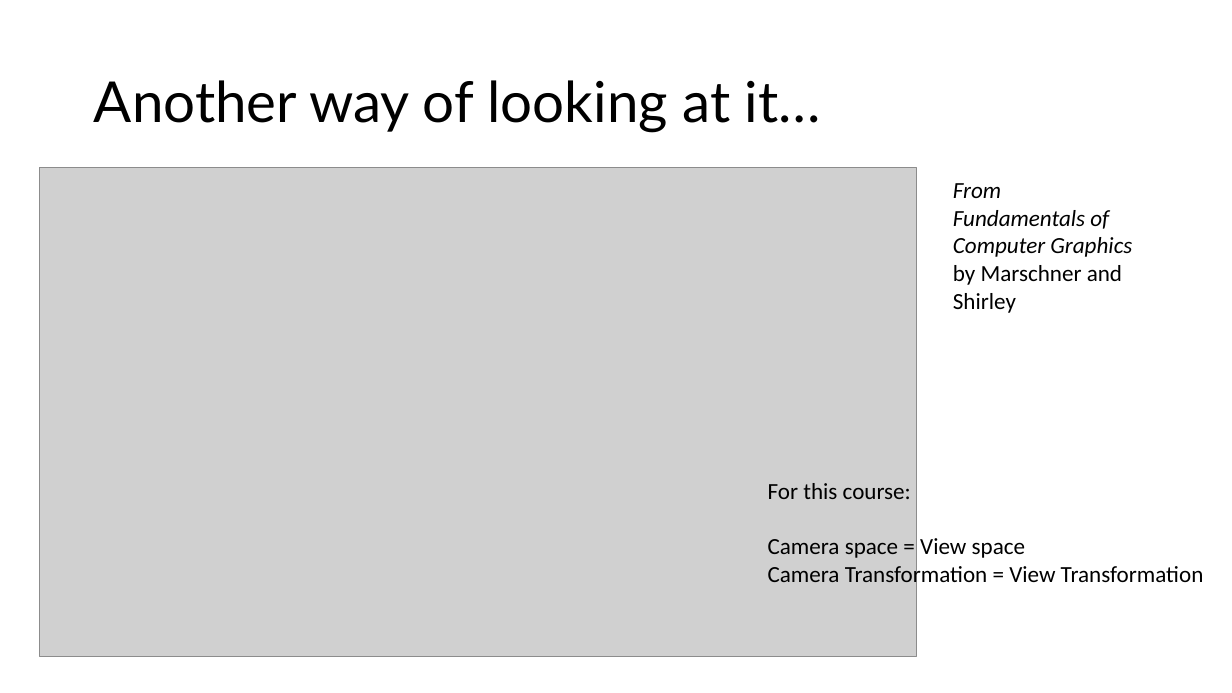
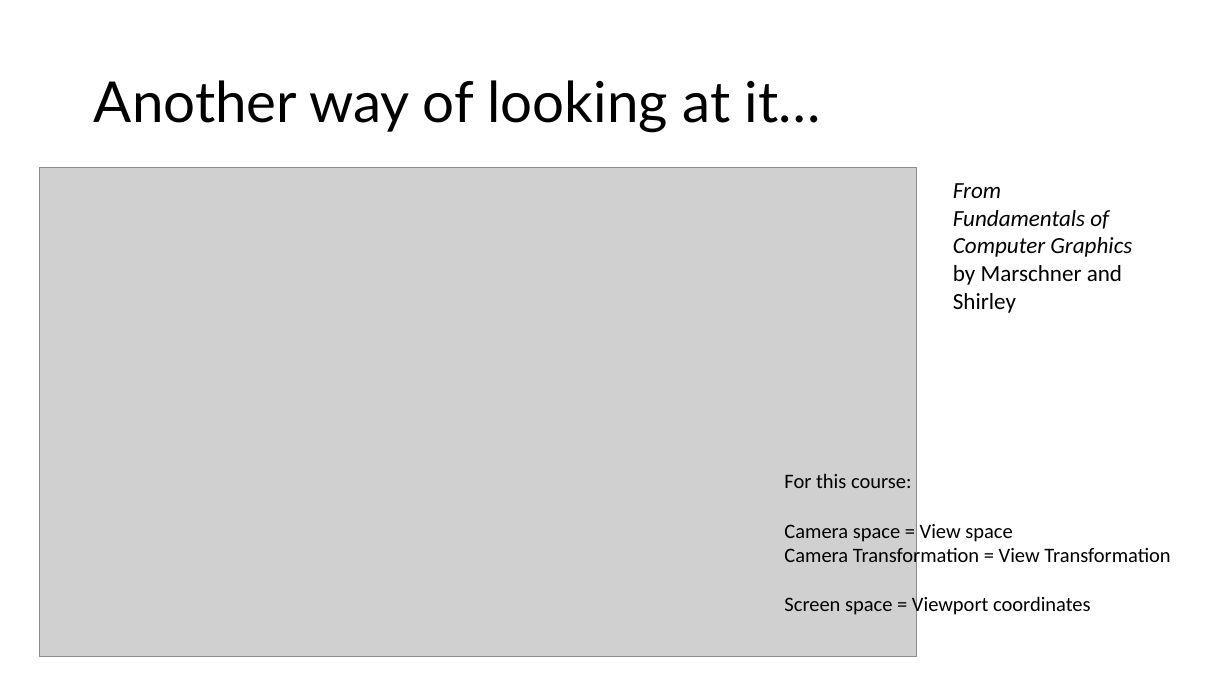
Before and after one commit to illinois-cs418/cs418CourseMaterial, a slide deck: slide 4 of Lectures/CS418-Lecture3-Transformations.pptx. Drawn at 1232x693 pixels with LibreOffice and Linux fonts; fonts in the diff are those of the drawing; grey boxes stand for pictures. Boxes give left, top, right and bottom in pixels: in the first picture for what was removed or moved away, otherwise in the second. Text is boxed around its words. In the diff, an @@ line names an element or a change of style, - is before the commit and + after.

```diff
--- a/Lectures/CS418-Lecture3-Transformations.pptx
+++ b/Lectures/CS418-Lecture3-Transformations.pptx
@@ text "For this course: Camera space ...": place and size @@
-text "For this course: Camera space ..." at [768, 483, 1204, 588]
+text "For this course: Camera space ..." at [784, 473, 1170, 617]
@@ text at [784, 473, 1170, 568]: size 18 to 16 pt in "For this course: Camera space = View ..." @@
@@ text at [784, 594, 1091, 617]: paragraph added @@
+Screen space = Viewport coordinates
```
Also in this commit, not shown: 2 other slides changed.
